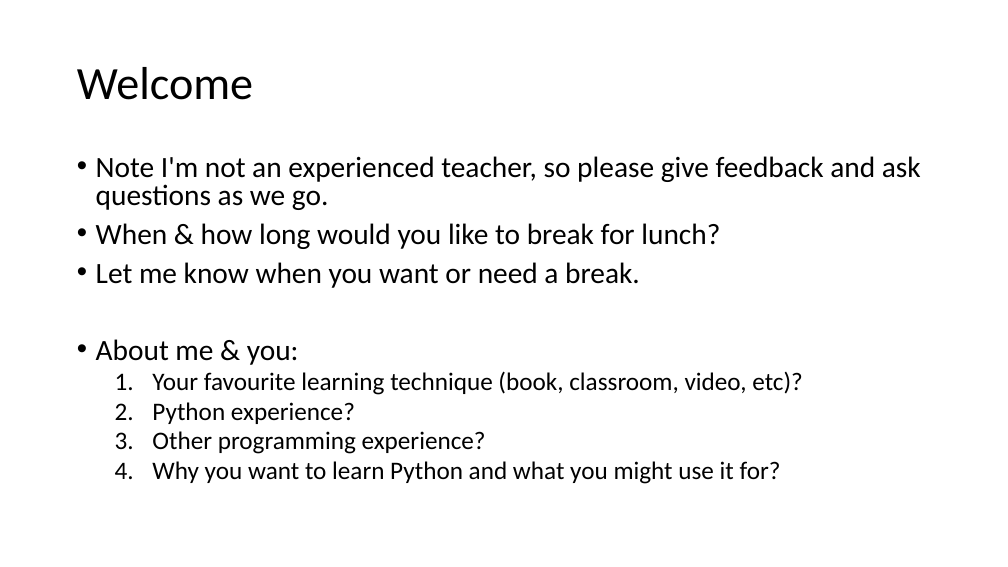
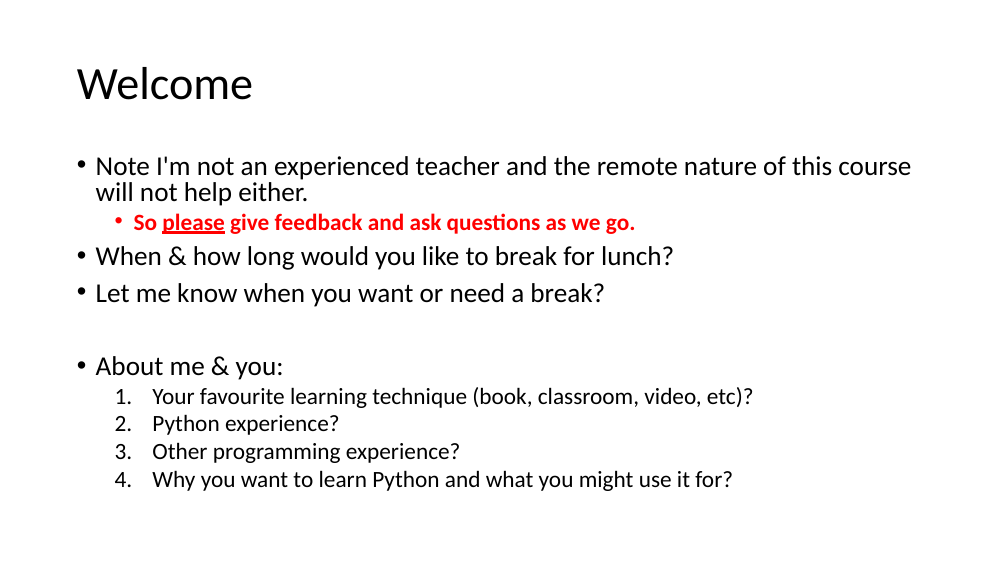
Before and after one commit to mrkbutty/PythonTutButty01, a slide deck: slide 5 of PyTut1_Intro.pptx (slide 3 before the commit). Drawn at 1008x567 pixels with LibreOffice and Linux fonts; fonts in the diff are those of the drawing. Boxes give left, top, right and bottom in pixels: in the first picture for what was removed or moved away, otherwise in the second. Text is boxed around its words. In the diff, an @@ line names an element or a change of style, - is before the commit and + after.

Commit message:
Ready for first course

```diff
--- a/PyTut1_Intro.pptx
+++ b/PyTut1_Intro.pptx
@@ text at [96,156,911,234]: text changed; size 28 to 25.9 pt @@
-• Note I'm not an experienced teacher, so please give feedback and ask questions as we go.
+• Note I'm not an experienced teacher and the remote nature of this course will not help either.
+  • So please give feedback and ask questions as we go.
@@ text at [96,246,754,491]: size 28 to 25.9 pt in "When & how long would you like ...", "About me & you:"; size 24 to 22.2 pt in "Your favourite learning technique (book, classroom, video, ...", "Python experience?", "Other programming experience?", "Why you want to learn Python and ..." @@
@@ text at [96,283,605,307]: text changed; size 28 to 25.9 pt @@
-• Let me know when you want or need a break.
+• Let me know when you want or need a break?
```
Also in this commit, not shown: 16 other slides changed, 10 slides added, 6 slides removed, 33 other files.
